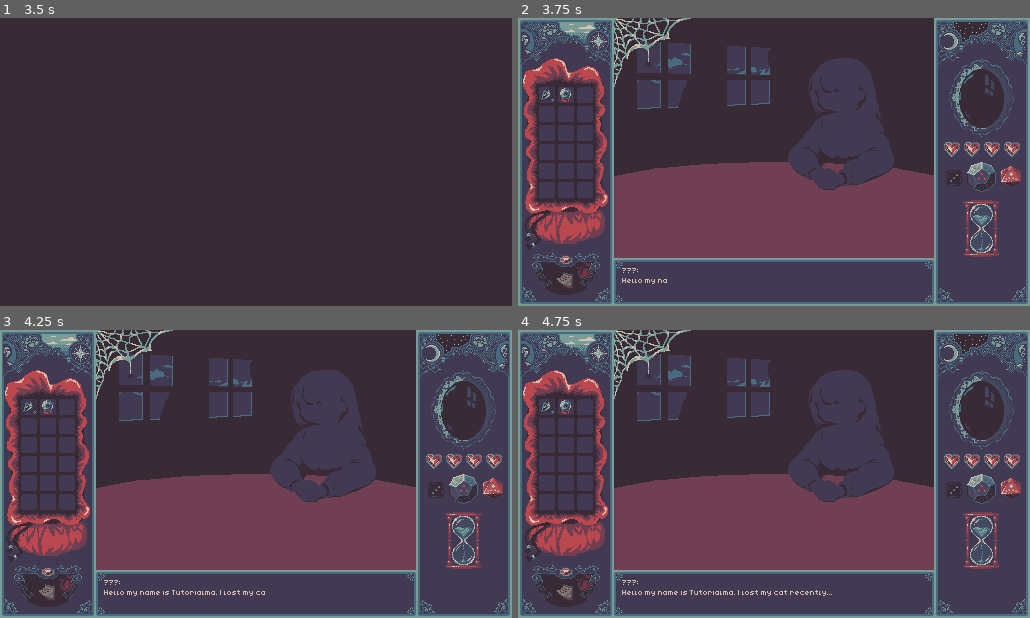
Above: before the commit, frames 1-4 (two rows, left to right).
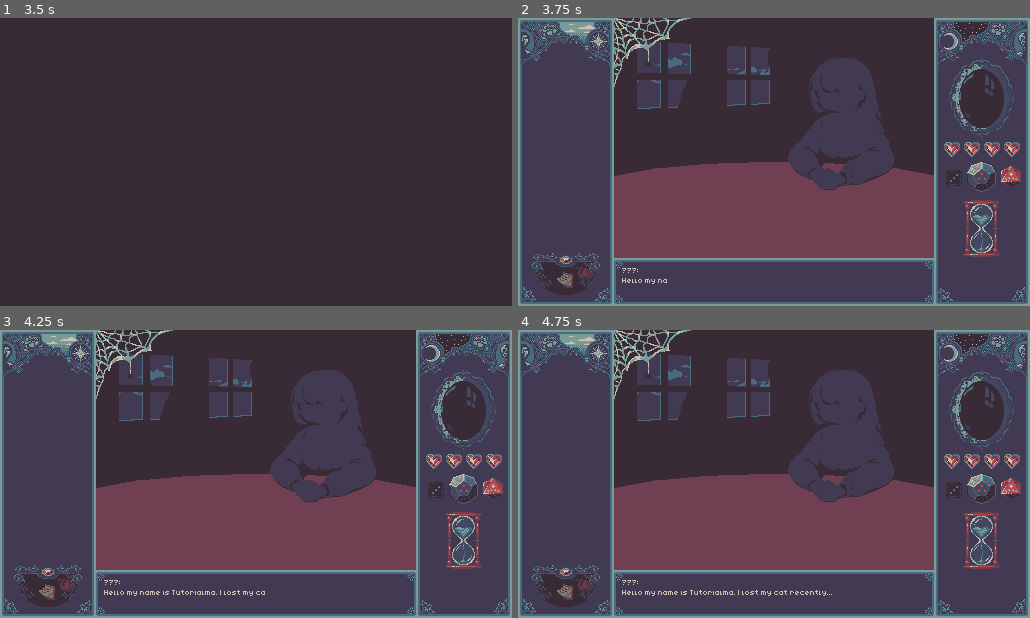
Above: after the commit, the same moments.

Repository: PhillyMilly/Scrying_Mirror_demo_version
Game: Godot game, scene res://scenes/titlescreen.tscn
The game is run twice, just before and just after one commit, with the same random seed, the same clock (stepped at 60 frames per second) and the same inputs. Sound files missing from this copy of the repository are replaced by a short silence.
Inputs (mouse positions are in pixels of both pictures, inside the frame that each line leads up to):
- Up to frame 1 (3.5 s): click "START" at 0.5 s; click "START" at 1.25 s; tap Enter at 2 s; move the mouse to (368, 147) at 2.02 s; press the mouse at (368, 147) at 2.03 s; hold Up 2.03-2.75 s; release the mouse at (368, 147) at 2.75 s; tap Space at 2.75 s; drag from (153, 176) to (230, 219) at 2.77 s
- Up to frame 2 (3.75 s): tap Enter at 3.5 s; move the mouse to (825, 98) at 3.52 s; press the mouse at (825, 98) at 3.53 s; hold Up from 3.53 s (still down)
- Up to frame 3 (4.25 s): keep holding Up
- Up to frame 4 (4.75 s): release Up at 4.25 s; release the mouse at (825, 410) at 4.25 s; drag from (774, 594) to (548, 407) at 4.27 s

Frame 1 is identical in both runs. In frame 2, 6.2% of the frame differs, in the area x 0-18%, y 13-81%; in frame 3, 6.2%; in frame 4, 6.2%.

Commit message:
fix: items can no longer share the same slot, feat: added Inventory database as an autoload

Diff:
--- /dev/null
+++ b/inventory.gd
@@ -0,0 +1,29 @@
+extends Node
+
+
+var		slots: Dictionary = {
+	"Slot": "empty",
+	"Slot2": "empty",
+	"Slot3": "empty",
+	"Slot4": "empty",
+	"Slot5": "empty",
+	"Slot6": "empty",
+	"Slot7": "empty",
+	"Slot8": "empty",
+	"Slot9": "empty",
+	"Slot10": "empty",
+	"Slot11": "empty",
+	"Slot12": "empty",
+	"Slot13": "empty",
+	"Slot14": "empty",
+	"Slot15": "empty",
+	"Slot16": "empty",
+	"Slot17": "empty",
+	"Slot18": "empty"
+};
+
+func add_item(position: String, name: String):
+	slots[position] = name;
+
+func remove_item(position: String):
+	slots[position] = "empty";
--- a/project.godot
+++ b/project.godot
@@ -24,6 +24,7 @@
 Dialog="*res://scripts/dialog/dialog.gd"
 Audio="*res://scripts/Audio/Audio.gd"
 Globals="*uid://yyquko1di128"
+Inventory="*uid://b46u85sgkagwn"
 
 [display]
 
--- a/scenes/ui/inventory.tscn
+++ b/scenes/ui/inventory.tscn
@@ -27,7 +27,7 @@
 [node name="Node2D" type="Node2D" unique_id=814613707]
 
 [node name="AnimatedSprite2D" type="AnimatedSprite2D" parent="." unique_id=818558831]
-position = Vector2(-208, -8)
+position = Vector2(303, 128)
 sprite_frames = SubResource("SpriteFrames_36jtr")
 
 [node name="Inventory" type="Area2D" parent="AnimatedSprite2D" unique_id=1118315531]
@@ -109,11 +109,11 @@
 metadata/_edit_lock_ = true
 
 [node name="Orb" parent="." unique_id=198091738 instance=ExtResource("3_xeaml")]
-position = Vector2(-208, -67)
+position = Vector2(303, 69)
 texture = ExtResource("4_5yy05")
 
 [node name="Pendulum" parent="." unique_id=121305980 instance=ExtResource("3_xeaml")]
-position = Vector2(-227, -67)
+position = Vector2(284, 69)
 texture = ExtResource("5_ulvp7")
 
 [connection signal="area_entered" from="AnimatedSprite2D/Inventory" to="Orb" method="_on_inventory_area_entered"]
--- a/scripts/ui/item.gd
+++ b/scripts/ui/item.gd
@@ -4,6 +4,8 @@
 var is_hovering : bool = false;
 var is_grabbing : bool = false;
 var on_inventory: bool = false;
+var current_slot: StringName;
+var new_slot: StringName;
 @onready var tex_path: String = texture.resource_path.get_basename();
 @onready var anchor_position: Vector2 = position;
 @onready var anchor_position_temp: Vector2 = position;
@@ -24,11 +26,15 @@
 		is_grabbing = true;
 		Globals.holding_item = true;
 	if (is_grabbing && Input.is_action_just_released("mouse_left")):
-		if !on_inventory:
-			position = anchor_position_temp;
-		else:
+		if on_inventory && Inventory.slots[new_slot] == "empty":
 			position = anchor_position;
 			anchor_position_temp = anchor_position;
+			if (current_slot):
+				Inventory.remove_item(current_slot);
+			Inventory.add_item(new_slot, name);
+			current_slot = new_slot;
+		else:
+			position = anchor_position_temp;
 		is_grabbing = false;
 		Globals.holding_item = false;
 		if (is_hovering):
--- a/scripts/ui/slot.gd
+++ b/scripts/ui/slot.gd
@@ -4,6 +4,7 @@
 @onready var hover: Texture2D = preload("res://assets/sprites/ui/hover.png");
 @onready var orb: Item = $"../../Orb";
 @onready var pendulum: Item = $"../../Pendulum"
+@onready var slot: Area2D = $"."
 
 # Called when the node enters the scene tree for the first time.
 func _ready() -> void:
@@ -19,8 +20,10 @@
 	sprite_2d.texture = hover;
 	if (orb.is_grabbing):
 		orb.anchor_position = global_position;
+		orb.new_slot = name;
 	if (pendulum.is_grabbing):
 		pendulum.anchor_position = global_position;
+		pendulum.new_slot = name;
 
 
 func _on_mouse_exited() -> void:
Not shown, added: inventory.gd.uid
